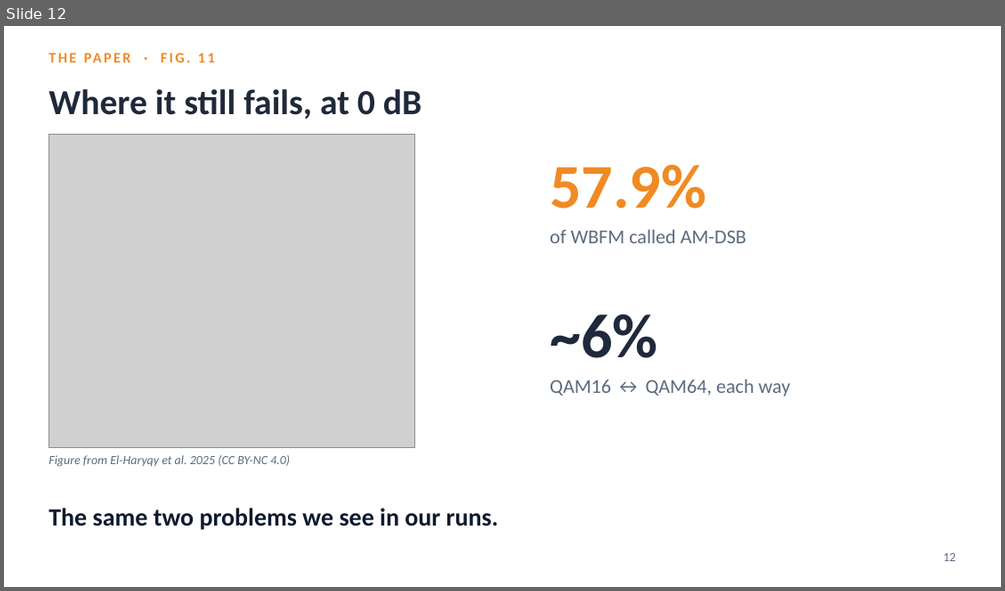
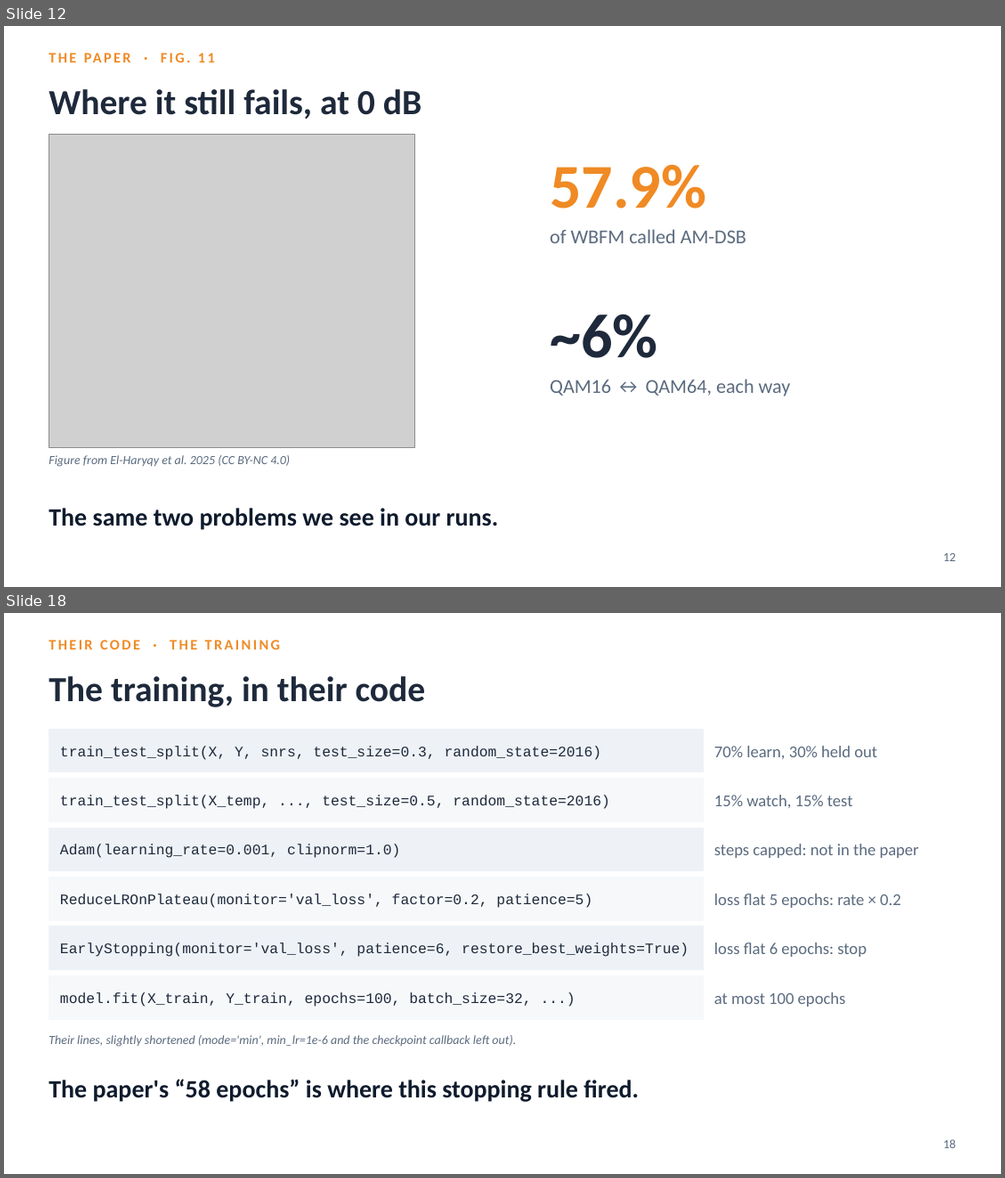
Before and after one commit to YusufBilo78/amc, a slide deck: deck/moshe_paper_icrnna.pptx. Shown one above the other, each under a label of ours: slide 12 before the commit, slides 12 and 18 after it; the slides between them are not shown. The pictures are 1005x591 and 1005x1178 pixels, drawn with LibreOffice and Linux fonts; fonts in the diff are those of the drawing; grey boxes stand for pictures. Boxes give left, top, right and bottom in pixels: in the first picture for what was removed or moved away, otherwise in the second. Text is boxed around its words. In the diff, an @@ line names an element or a change of style, - is before the commit and + after.

```diff
--- a/deck/moshe_paper_icrnna.pptx
+++ b/deck/moshe_paper_icrnna.pptx
@@ slide 18 added at [4, 613, 1001, 1174], background #FFFFFF @@
@@ text added at [48, 640, 280, 649], 14 pt, text #F08A24, bold @@
+THEIR CODE · THE TRAINING
@@ text added at [48, 676, 426, 707], 34 pt, text #1E293B, bold @@
+The training, in their code
@@ rectangle added at [48, 729, 704, 772], fill #EEF2F6, outline #EEF2F6 1 pt @@
@@ text added at [60, 746, 602, 760], 14 pt, text #1E293B @@
+train_test_split(X, Y, snrs, test_size=0.3, random_state=2016)
@@ text added at [714, 746, 877, 759], 16 pt, text #5B6B7F @@
+70% learn, 30% held out
@@ rectangle added at [48, 779, 704, 821], fill #F6F8FA, outline #F6F8FA 1 pt @@
@@ text added at [60, 795, 610, 809], 14 pt, text #1E293B @@
+train_test_split(X_temp, ..., test_size=0.5, random_state=2016)
@@ text added at [714, 795, 853, 808], 16 pt, text #5B6B7F @@
+15% watch, 15% test
@@ rectangle added at [48, 827, 704, 871], fill #EEF2F6, outline #EEF2F6 1 pt @@
@@ text added at [60, 844, 401, 858], 14 pt, text #1E293B @@
+Adam(learning_rate=0.001, clipnorm=1.0)
@@ text added at [714, 844, 919, 858], 16 pt, text #5B6B7F @@
+steps capped: not in the paper
@@ rectangle added at [48, 877, 704, 920], fill #F6F8FA, outline #F6F8FA 1 pt @@
@@ text added at [60, 893, 592, 908], 14 pt, text #1E293B @@
+ReduceLROnPlateau(monitor='val_loss', factor=0.2, patience=5)
@@ text added at [714, 893, 901, 908], 16 pt, text #5B6B7F @@
+loss flat 5 epochs: rate × 0.2
@@ rectangle added at [48, 926, 704, 970], fill #EEF2F6, outline #EEF2F6 1 pt @@
@@ text added at [60, 942, 688, 957], 14 pt, text #1E293B @@
+EarlyStopping(monitor='val_loss', patience=6, restore_best_weights=True)
@@ text added at [714, 942, 866, 957], 16 pt, text #5B6B7F @@
+loss flat 6 epochs: stop
@@ rectangle added at [48, 976, 704, 1019], fill #F6F8FA, outline #F6F8FA 1 pt @@
@@ text added at [60, 992, 531, 1006], 14 pt, text #1E293B @@
+model.fit(X_train, Y_train, epochs=100, batch_size=32, ...)
@@ text added at [714, 992, 846, 1006], 16 pt, text #5B6B7F @@
+at most 100 epochs
@@ text added at [48, 1035, 516, 1046], 12 pt, text #5B6B7F, italic @@
+Their lines, slightly shortened (mode='min', min_lr=1e-6 and the checkpoint callback left out).
@@ text added at [48, 1078, 639, 1102], 24 pt, text #0F1B2D, bold @@
+The paper's “58 epochs” is where this stopping rule fired.
@@ text added at [943, 1139, 955, 1148], 12 pt, text #5B6B7F @@
+18
```
Also in this commit, not shown: 7 slides changed, 6 other slides added, 4 other files.
